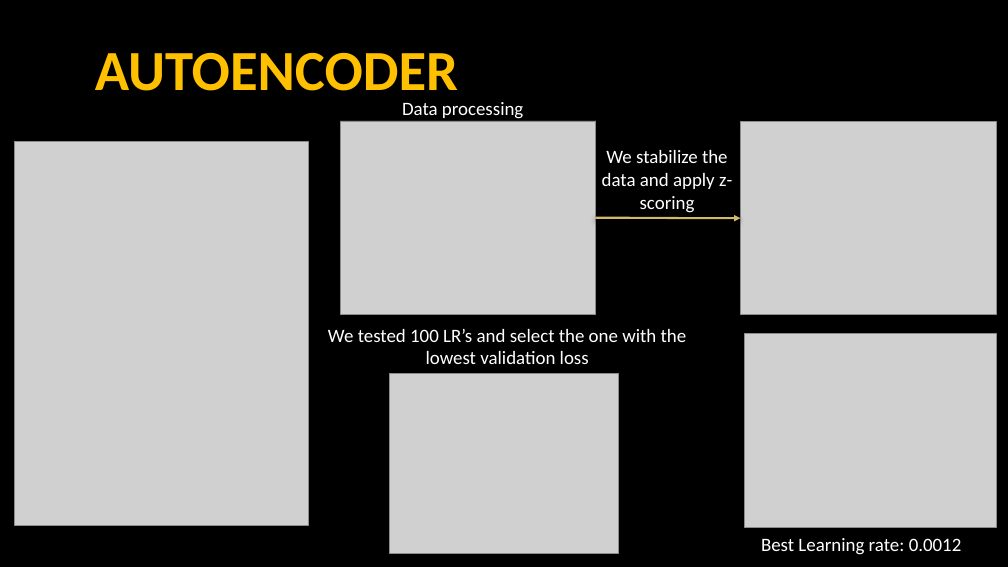
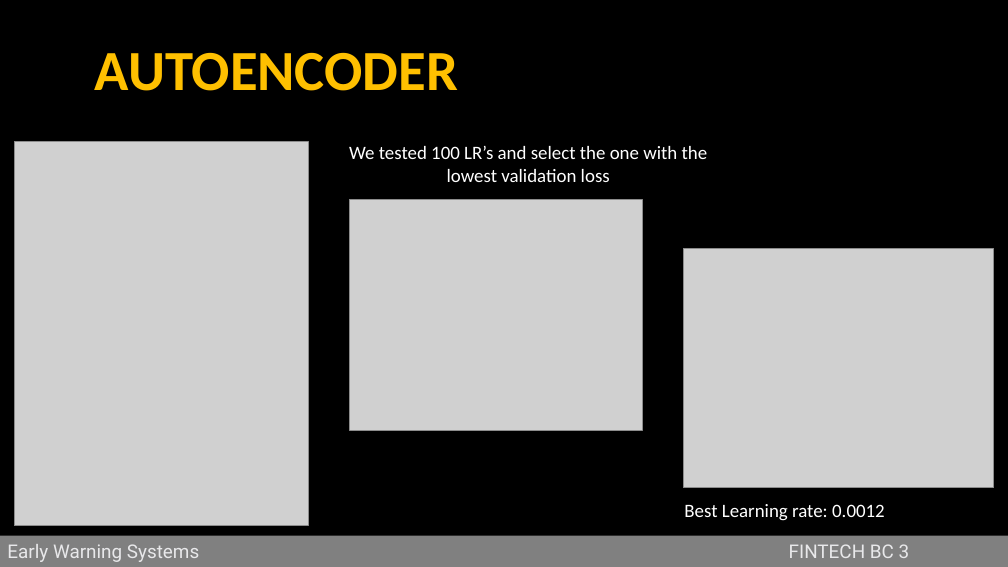
Before and after one commit to jstringara/Fintech, a slide deck: slide 10 of BC3/G/Bozza.pptx (slide 12 before the commit). Drawn at 1008x567 pixels with LibreOffice and Linux fonts; fonts in the diff are those of the drawing; grey boxes stand for pictures. Boxes give left, top, right and bottom in pixels: in the first picture for what was removed or moved away, otherwise in the second. Text is boxed around its words. In the diff, an @@ line names an element or a change of style, - is before the commit and + after.

```diff
--- a/BC3/G/Bozza.pptx
+++ b/BC3/G/Bozza.pptx
@@ text removed at (402,102,523,119) @@
-Data processing
@@ text "We tested 100 LR’s and ...": place and size @@
-text "We tested 100 LR’s and ..." at (328,329,687,364)
+text "We tested 100 LR’s and ..." at (349,146,708,182)
@@ picture removed at (340,121,596,315) @@
@@ picture removed at (741,122,997,315) @@
@@ text removed at (602,150,732,213) @@
-We stabilize the data and apply z-scoring
@@ picture: place and size @@
-picture at (389,374,619,554)
+picture at (349,200,642,430)
@@ curved arrow removed from (596, 218) to (741, 219) @@
@@ picture: place and size @@
-picture at (745,333,996,527)
+picture at (684,249,994,488)
@@ text "Best Learning rate: 0.0012": place and size @@
-text "Best Learning rate: 0.0012" at (761,538,962,555)
+text "Best Learning rate: 0.0012" at (684,504,885,521)
@@ rectangle added at (0,536,1008,567), fill #808080, 18 pt, text #E8E8EA @@
+Early Warning Systems FINTECH BC 3
```
Also in this commit, not shown: 4 other slides changed, 7 slides added, 9 slides removed, 1 other file.
